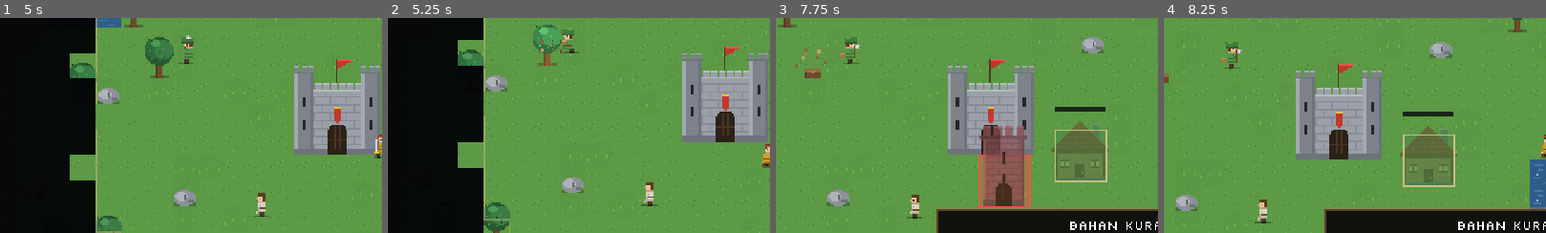
Above: before the commit, frames 1-4 (left to right).
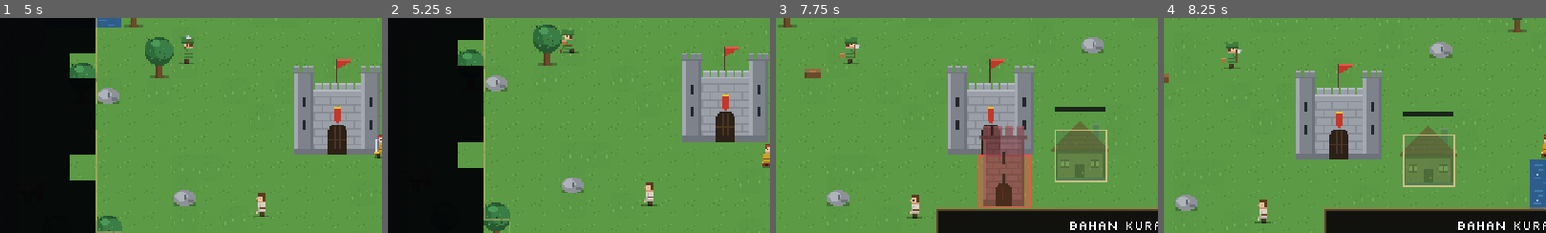
Above: after the commit, the same moments.

Repository: shimleabyte/hold-the-keep
Game: Godot game, scene res://scenes/main.tscn
Two runs of this game, one before a commit and one after it. Both use one fixed random seed, a clock stepped at 60 frames per second and the inputs below.
Inputs (mouse positions are % of the whole screen's width and height, from its top left):
- Up to frame 1 (5 s): tap Enter (ui_accept) at 0.5, 0.77, 1.52, 3.02, 3.77, 4.52 s; move the mouse to (72, 45) at 0.52 s; hold D (move_right) 0.53-1.28 s; hold F (attack) 0.53-1.28 s; click (72, 45) at 0.67 s; tap E (interact) at 0.8, 1.35 s; move the mouse to (30, 55) at 1.27 s; hold S (move_down) 1.28-2.03 s; tap F (attack) at 1.55, 3.05, 4.35 s; move the mouse to (60, 28) at 2.02 s; hold D (move_right) 2.03-2.78 s; hold E (interact) 2.03-2.78 s; tap C (ability_cleave) at 2.1 s; move the mouse to (45, 70) at 2.77 s; hold W (move_up) 2.78-3.53 s; tap Q (ability_dash) at 2.85 s; click (45, 70) at 2.92 s; move the mouse to (80, 65) at 3.52 s; hold E (interact) 3.53-4.28 s; hold A (move_left) from 3.53 s (still down); tap V (ability_rally) at 3.6 s; move the mouse to (20, 35) at 4.27 s
- Up to frame 2 (5.25 s): move the mouse to (55, 50) at 5.02 s; release A (move_left) at 5.03 s; hold S (move_down) from 5.03 s (still down); hold E (interact) from 5.03 s (still down); tap 1 (build_slot_1) at 5.1 s; click (55, 50) at 5.17 s
- Up to frame 3 (7.75 s): move the mouse to (35, 25) at 5.77 s; release S (move_down) at 5.78 s; release E (interact) at 5.78 s; hold D (move_right) 5.78-6.53 s; tap 0 (build_slot_10) at 5.85 s; tap Enter (ui_accept) at 6.02, 6.77, 7.52 s; tap F (attack) at 6.05, 7.55 s; move the mouse to (72, 45) at 6.52 s; hold W (move_up) 6.53-7.28 s; hold E (interact) 6.53-7.28 s; tap 2 (build_slot_2) at 6.6 s; move the mouse to (30, 55) at 7.27 s; hold D (move_right) from 7.28 s (still down); tap 3 (build_slot_3) at 7.35 s; click (30, 55) at 7.42 s
- Up to frame 4 (8.25 s): move the mouse to (60, 28) at 8.02 s; release D (move_right) at 8.03 s; hold S (move_down) from 8.03 s (still down); hold E (interact) from 8.03 s (still down); tap 4 (build_slot_4) at 8.1 s
The pictures show only the part of the screen within x 0-50%, y 20-70%; the shares and areas given below are measured in that part.

Frame 1 is identical in both runs. In frame 2, 0.7% of the frame differs, in the area x 38-46%, y 3-23%; in frame 3, less than 0.1%; in frame 4, nothing differs.

Commit message:
perf(resource): skip repeated particles and tweens for autonomous woodcutters

Diff:
--- a/scripts/entities/resource_tree.gd
+++ b/scripts/entities/resource_tree.gd
@@ -65,9 +65,10 @@
     if _hp <= 0:
         return
     _hp -= 1
-    Events.fx_burst.emit("wood", global_position + Vector2(0, -8), Vector2.ZERO, 2.0 if _hp == 0 else 1.0)
+    if by == null:
+        Events.fx_burst.emit("wood", global_position + Vector2(0, -8), Vector2.ZERO, 2.0 if _hp == 0 else 1.0)
+        _flash()
     _give(WOOD_PER_HIT, by)
-    _flash()
     if _hp == 0:
         _give(WOOD_BONUS, by)
         worker = null
